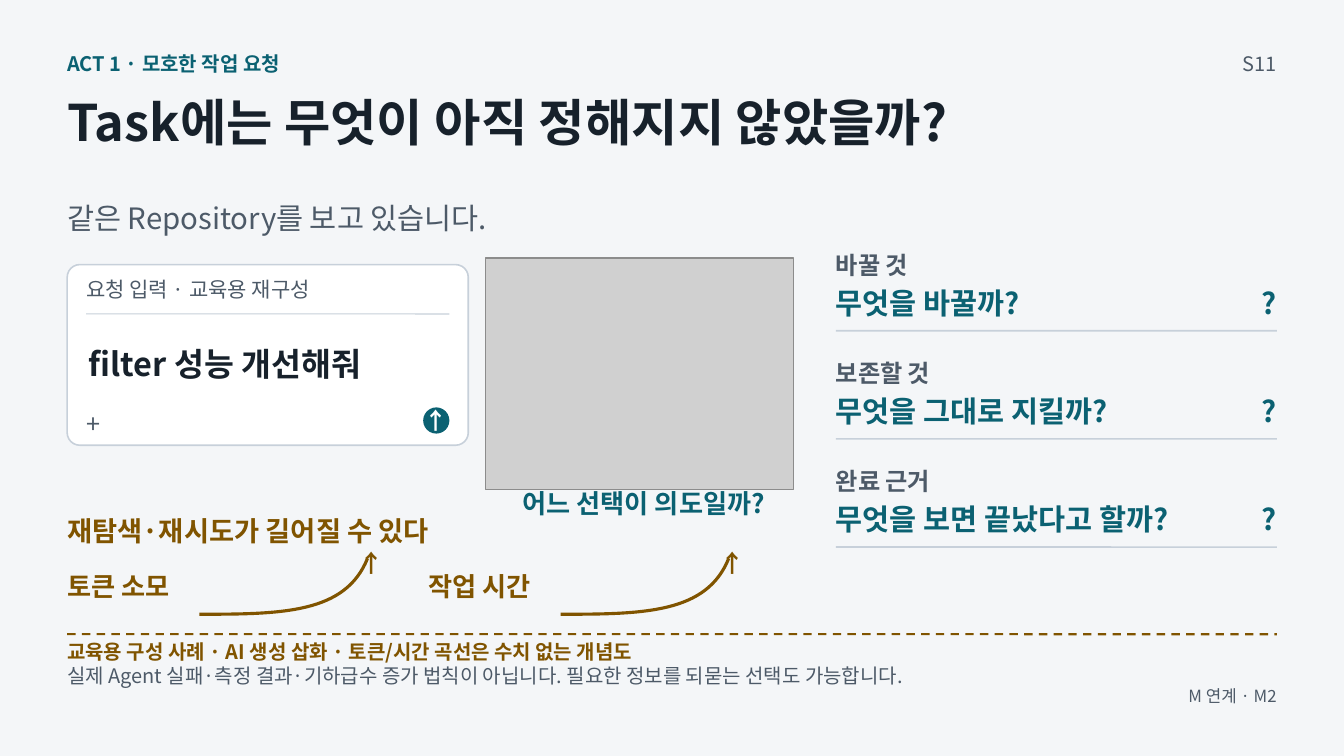
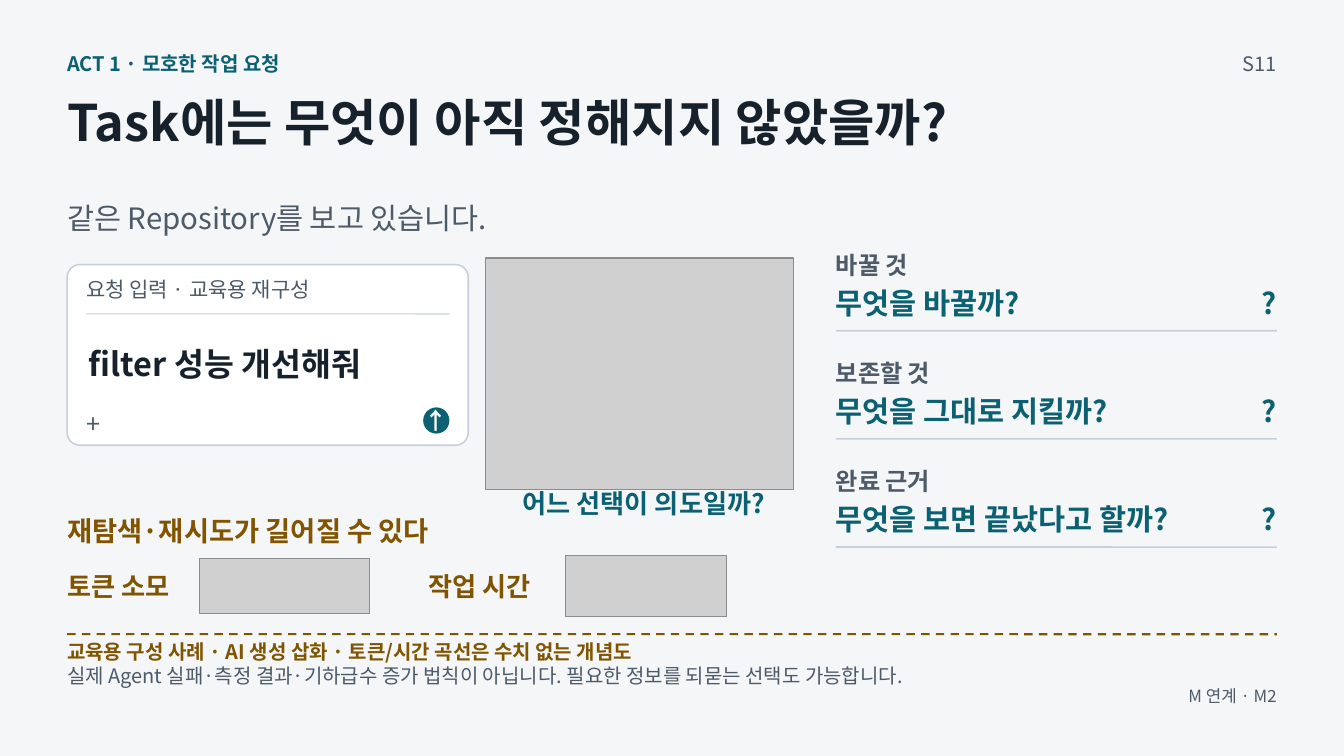
Before and after one commit to GideokKim/ai-dev-training, a slide deck: slide 1 of production/ACT_1.pptx. Drawn at 1344x756 pixels with LibreOffice and Linux fonts; fonts in the diff are those of the drawing; grey boxes stand for pictures. Boxes give left, top, right and bottom in pixels: in the first picture for what was removed or moved away, otherwise in the second. Text is boxed around its words. In the diff, an @@ line names an element or a change of style, - is before the commit and + after.

```diff
--- a/production/ACT_1.pptx
+++ b/production/ACT_1.pptx
@@ freeform shape removed at (200,556,370,616) @@
@@ picture added at (200,559,370,614) @@
@@ text removed at (359,547,388,579) @@
-↑
@@ freeform shape removed at (561,556,731,616) @@
@@ picture added at (566,556,727,616) @@
@@ text removed at (721,547,750,579) @@
-↑
```
Also in this commit, not shown: 21 other files.
